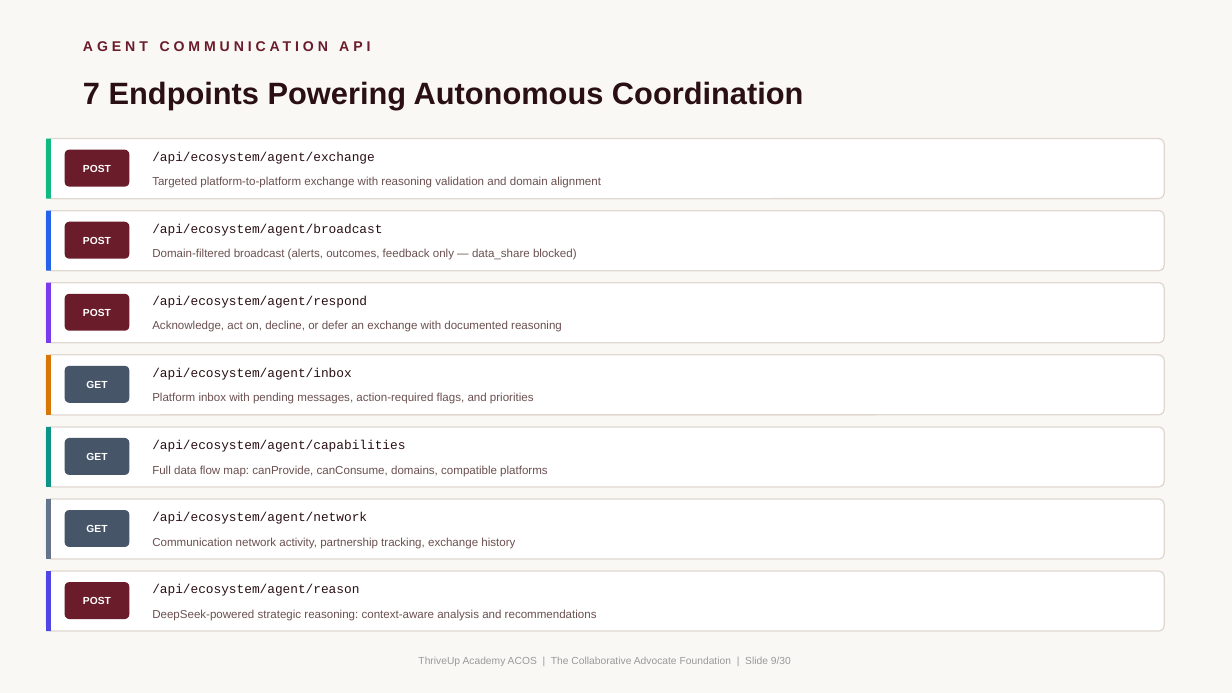
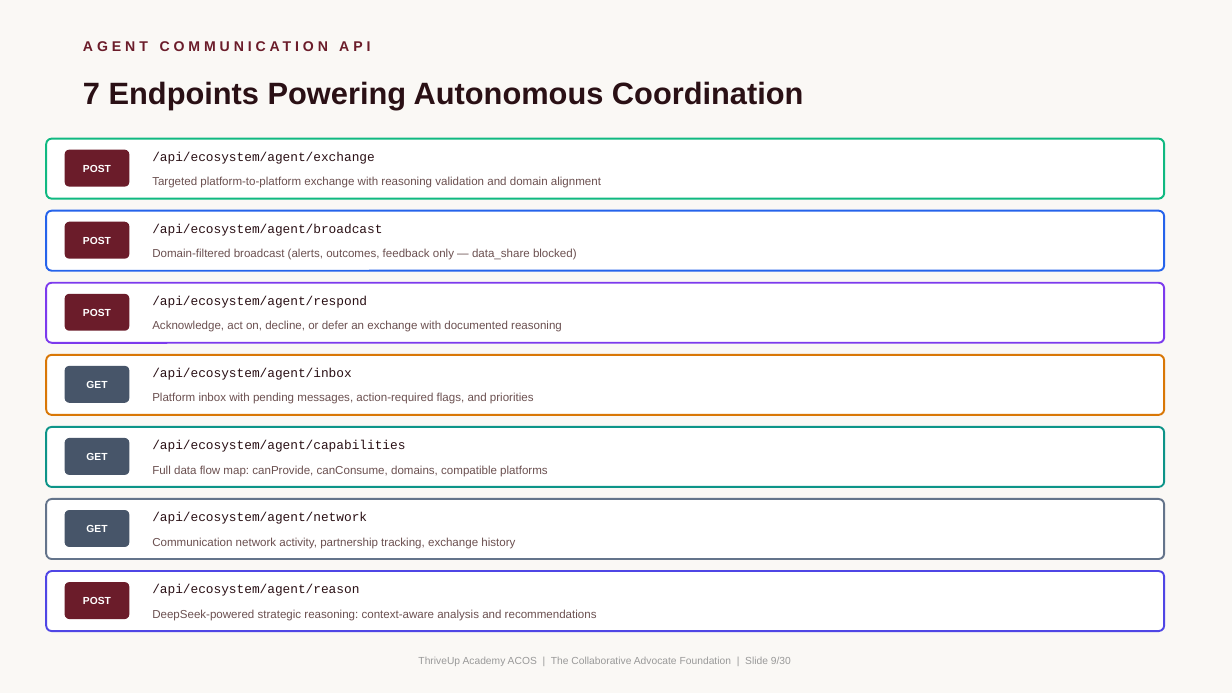
Before and after one commit to mrterryflood-ui/Thriveup, a slide deck: slide 9 of ThriveUp_ACOS_Complete_Briefing.pptx. Drawn at 1232x693 pixels with LibreOffice and Linux fonts; fonts in the diff are those of the drawing. Boxes give left, top, right and bottom in pixels: in the first picture for what was removed or moved away, otherwise in the second. Text is boxed around its words. In the diff, an @@ line names an element or a change of style, - is before the commit and + after.

```diff
--- a/ThriveUp_ACOS_Complete_Briefing.pptx
+++ b/ThriveUp_ACOS_Complete_Briefing.pptx
@@ rounded rectangle at [46,139,1165,199]: outline #E0D8D0 1 pt to #10B981 1.5 pt @@
@@ rectangle removed at [46,139,51,199] @@
@@ rounded rectangle at [46,211,1165,271]: outline #E0D8D0 1 pt to #2563EB 1.5 pt @@
@@ rectangle removed at [46,211,51,271] @@
@@ rounded rectangle at [46,283,1165,343]: outline #E0D8D0 1 pt to #7C3AED 1.5 pt @@
@@ rectangle removed at [46,283,51,343] @@
@@ rounded rectangle at [46,355,1165,415]: outline #E0D8D0 1 pt to #D97706 1.5 pt @@
@@ rectangle removed at [46,355,51,415] @@
@@ rounded rectangle at [46,427,1165,487]: outline #E0D8D0 1 pt to #0D9488 1.5 pt @@
@@ rectangle removed at [46,427,51,487] @@
@@ rounded rectangle at [46,499,1165,559]: outline #E0D8D0 1 pt to #64748B 1.5 pt @@
@@ rectangle removed at [46,499,51,559] @@
@@ rounded rectangle at [46,571,1165,631]: outline #E0D8D0 1 pt to #4F46E5 1.5 pt @@
@@ rectangle removed at [46,571,51,631] @@
```
Also in this commit, not shown: 16 other slides changed, 3 other files.
